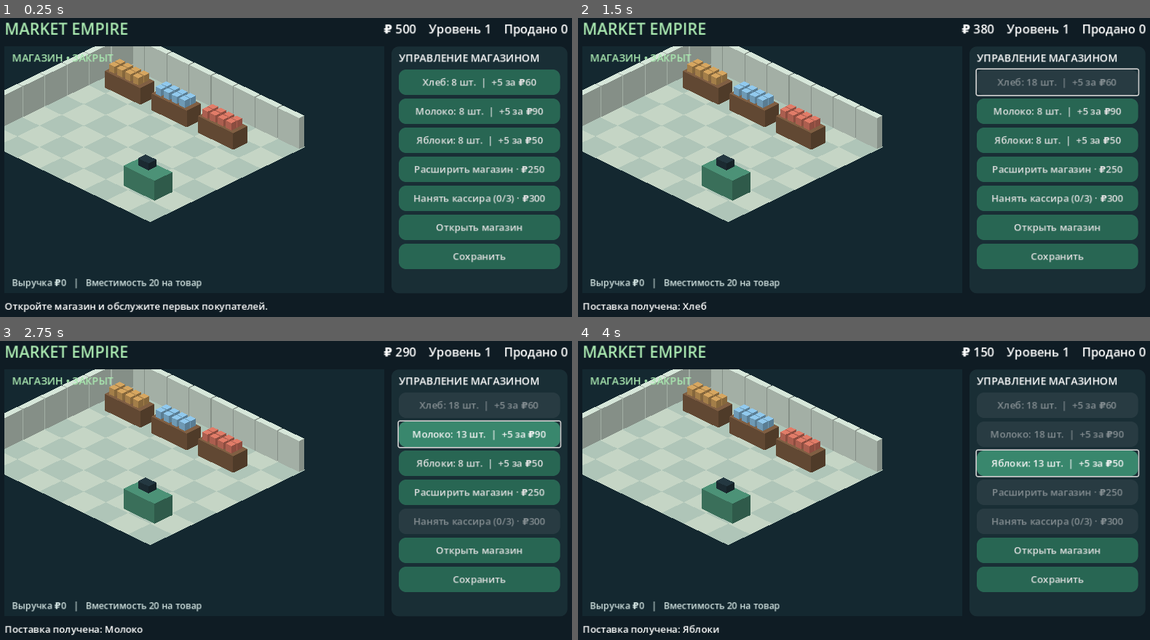
Above: before the commit, frames 1-4 (two rows, left to right).
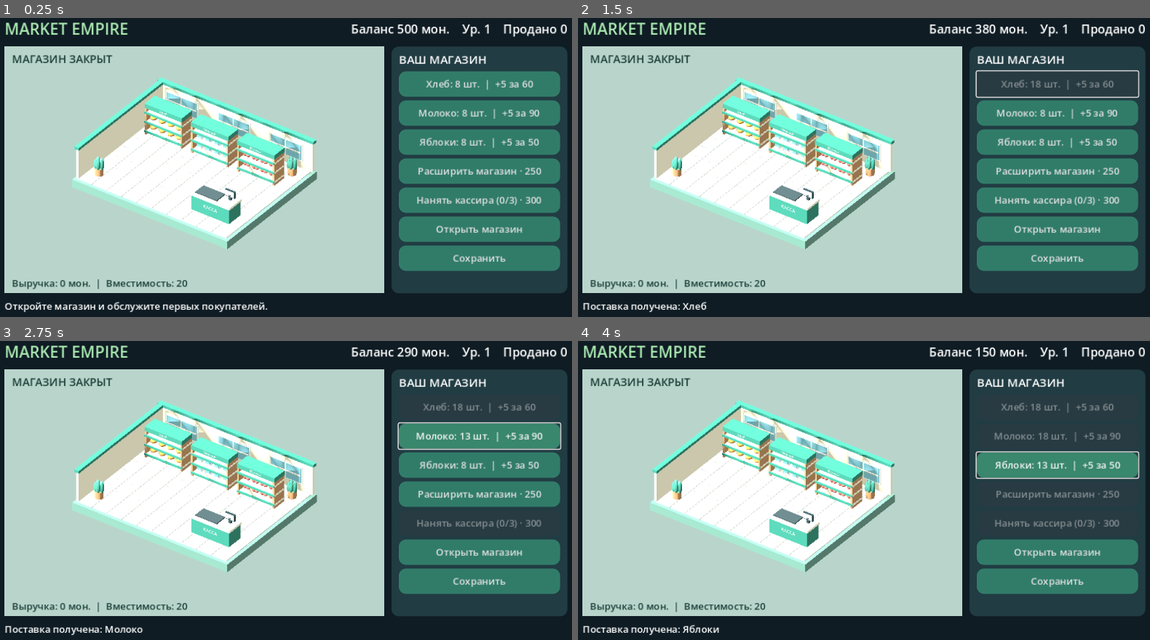
Above: after the commit, the same moments.

Repository: Denis-create-boop/mobile_game
Game: Godot game, scene res://main.tscn
The game is run twice, just before and just after one commit, with the same random seed, the same clock (stepped at 60 frames per second) and the same inputs.
Inputs (mouse positions are in pixels of both pictures, inside the frame that each line leads up to):
- Up to frame 1 (0.25 s): no input
- Up to frame 2 (1.5 s): click (1058, 80) at 0.5 s, where only the run before the commit has a clickable "Хлеб: 8 шт. | +5 за ₽60"; click (1058, 80) at 1.25 s, where only the run before the commit has a clickable "Хлеб: 13 шт. | +5 за ₽60"
- Up to frame 3 (2.75 s): click (480, 433) at 2 s, where only the run before the commit has a clickable "Молоко: 8 шт. | +5 за ₽90"
- Up to frame 4 (4 s): click (1058, 433) at 2.75 s, where only the run before the commit has a clickable "Молоко: 13 шт. | +5 за ₽90"; click "Яблоки: 8 шт. | +5 за ₽50" (after the commit: "Яблоки: 8 шт. | +5 за 50") at 3.5 s

The runs differ from the first frame. In frame 1, 57% of the frame differs, in the area x 0-100%, y 1-92%; in frame 2, 57%; in frame 3, 56%; in frame 4, 55%.

Commit message:
Replace blocky prototype with real 3D grocery store and animated characters

Diff:
--- a/main.gd
+++ b/main.gd
@@ -53,7 +53,7 @@
 	b.text = value
 	b.custom_minimum_size.y = 42
 	b.add_theme_font_size_override("font_size", 16)
-	b.add_theme_stylebox_override("normal", style(Color("#286653")))
+	b.add_theme_stylebox_override("normal", style(Color("#317c69")))
 	b.add_theme_stylebox_override("hover", style(Color("#39876d")))
 	b.add_theme_stylebox_override("pressed", style(Color("#1a493e")))
 	b.add_theme_stylebox_override("disabled", style(Color("#283b42")))
@@ -84,16 +84,20 @@
 	world.size_flags_horizontal = Control.SIZE_EXPAND_FILL
 	world.size_flags_vertical = Control.SIZE_EXPAND_FILL
 	world.clip_contents = true
-	world.draw.connect(draw_world)
+
 	row.add_child(world)
+	var visual = preload("res://store_visual.gd").new()
+	visual.game = self
+	world.add_child(visual)
+	visual.set_anchors_and_offsets_preset(Control.PRESET_FULL_RECT)
 	var panel = PanelContainer.new()
 	panel.custom_minimum_size.x = 290
-	panel.add_theme_stylebox_override("panel", style(Color("#192e35")))
+	panel.add_theme_stylebox_override("panel", style(Color("#213c43")))
 	row.add_child(panel)
 	var side = VBoxContainer.new()
 	side.add_theme_constant_override("separation", 6)
 	panel.add_child(side)
-	label(side, "УПРАВЛЕНИЕ МАГАЗИНОМ", 17)
+	label(side, "ВАШ МАГАЗИН", 19)
 	for i in range(GOODS.size()):
 		shop_rows.append(button(side, "", buy.bind(i)))
 	upgrade = button(side, "", expand_store)
@@ -105,13 +109,13 @@
 	hint.custom_minimum_size.y = 42
 
 func refresh():
-	hud.text = "₽ %d    Уровень %d    Продано %d" % [cash, level, sold]
+	hud.text = "Баланс %d мон.    Ур. %d    Продано %d" % [cash, level, sold]
 	for i in range(GOODS.size()):
-		shop_rows[i].text = "%s: %d шт.  |  +5 за ₽%d" % [GOODS[i], stock[i], COST[i]*5]
+		shop_rows[i].text = "%s: %d шт.  |  +5 за %d" % [GOODS[i], stock[i], COST[i]*5]
 		shop_rows[i].disabled = cash < COST[i]*5 or stock[i]+5 > capacity()
-	upgrade.text = "Расширить магазин · ₽%d" % upgrade_cost()
+	upgrade.text = "Расширить магазин · %d" % upgrade_cost()
 	upgrade.disabled = cash < upgrade_cost() or level >= 10
-	hire.text = "Нанять кассира (%d/3) · ₽%d" % [workers, hire_cost()]
+	hire.text = "Нанять кассира (%d/3) · %d" % [workers, hire_cost()]
 	hire.disabled = cash < hire_cost() or workers >= 3
 	open_button.text = "Закрыть магазин" if running else "Открыть магазин"
 	hint.text = message
@@ -181,55 +185,11 @@
 		cash += PRICE[i]
 		revenue += PRICE[i]
 		sold += 1
-		message = "Покупатель купил %s · +₽%d" % [GOODS[i].to_lower(), PRICE[i]]
+		message = "Покупатель купил %s · +%d" % [GOODS[i].to_lower(), PRICE[i]]
 	else:
 		message = "Покупатель ушёл: нет товара «%s»." % GOODS[i]
 	refresh()
 	save_game()
-
-func iso(x: float, y: float, z: float = 0.0) -> Vector2:
-	var scale_factor = minf(world.size.x/600.0, world.size.y/380.0)
-	return Vector2(world.size.x*0.5, world.size.y*0.19) + Vector2((x-y)*35.0,(x+y)*17.0-z*35.0)*scale_factor
-
-func poly(points: Array, color: Color):
-	world.draw_colored_polygon(PackedVector2Array(points), color)
-
-func block(x: float,y: float,w: float,d: float,h: float,color: Color,z: float=0.0):
-	var a=iso(x,y,z+h)
-	var b=iso(x+w,y,z+h)
-	var c=iso(x+w,y+d,z+h)
-	var e=iso(x,y+d,z+h)
-	poly([e,c,iso(x+w,y+d,z),iso(x,y+d,z)],color.darkened(0.24))
-	poly([b,c,iso(x+w,y+d,z),iso(x+w,y,z)],color.darkened(0.38))
-	poly([a,b,c,e],color)
-
-func draw_world():
-	var sz = world.size
-	world.draw_rect(Rect2(Vector2.ZERO,sz),Color("#142830"))
-	for x in range(8):
-		for y in range(7):
-			var shade = Color("#c5d5c5") if (x+y)%2==0 else Color("#afc5b8")
-			poly([iso(x-3,y),iso(x-2,y),iso(x-2,y+1),iso(x-3,y+1)],shade)
-	for x in range(8):
-		block(x-3,0,0.96,0.23,1.4,Color("#d6e6d9"))
-	for y in range(7):
-		block(-3,y,0.23,0.96,1.4,Color("#d6e6d9"))
-	for i in range(3):
-		var x = -2.3 + i*2.1
-		block(x,1.1,1.6,0.65,0.75,Color("#805f43"))
-		for j in range(mini(stock[i],8)):
-			block(x+0.1+(j%4)*0.36,1.18+floori(j/4.0)*0.26,0.25,0.22,0.32,COLORS[i],0.75)
-	block(2.7,5.1,1.4,0.8,0.9,Color("#4c9277"))
-	block(3.0,5.2,0.48,0.35,0.32,Color("#243841"),0.9)
-	for customer in customers:
-		var p: float = customer["progress"]
-		var x = lerpf(0.5,3.2,p)
-		var y = 6.1 - sin(p*PI)*2.5
-		block(x,y,0.38,0.38,0.7,customer["color"])
-		block(x+0.03,y+0.03,0.32,0.32,0.32,Color("#e3b794"),0.7)
-	var font = ThemeDB.fallback_font
-	world.draw_string(font,Vector2(12,25),"МАГАЗИН • %s" % ("ОТКРЫТ" if running else "ЗАКРЫТ"),HORIZONTAL_ALIGNMENT_LEFT,-1,17,Color("#a9e8b0"))
-	world.draw_string(font,Vector2(12,sz.y-12),"Выручка ₽%d   |   Вместимость %d на товар" % [revenue,capacity()],HORIZONTAL_ALIGNMENT_LEFT,-1,15,Color("#d0e1df"))
 
 func save_game():
 	var f = FileAccess.open(SAVE_PATH,FileAccess.WRITE)
--- /dev/null
+++ b/store_visual.gd
@@ -0,0 +1,232 @@
+extends SubViewportContainer
+
+var game
+var viewport: SubViewport
+var stage: Node3D
+var camera: Camera3D
+var products: Array = []
+var people: Array = []
+var employees: Array = []
+var last_stock: Array = []
+var last_workers: int = -1
+var status_label: Label
+var sales_label: Label
+
+func _ready():
+	stretch = true
+	mouse_filter = Control.MOUSE_FILTER_IGNORE
+	viewport = SubViewport.new()
+	viewport.size = Vector2i(640,420)
+	viewport.own_world_3d = true
+	viewport.render_target_update_mode = SubViewport.UPDATE_ALWAYS
+	add_child(viewport)
+	stage = Node3D.new()
+	viewport.add_child(stage)
+	var env = WorldEnvironment.new()
+	var e = Environment.new()
+	e.background_mode = Environment.BG_COLOR
+	e.background_color = Color("#b9d5cb")
+	e.ambient_light_source = Environment.AMBIENT_SOURCE_COLOR
+	e.ambient_light_color = Color("#edf7ef")
+	e.ambient_light_energy = 0.75
+	env.environment = e
+	stage.add_child(env)
+	var light = DirectionalLight3D.new()
+	light.rotation_degrees = Vector3(-57,-38,0)
+	light.light_energy = 1.25
+	light.shadow_enabled = true
+	stage.add_child(light)
+	camera = Camera3D.new()
+	camera.projection = Camera3D.PROJECTION_ORTHOGONAL
+	camera.size = 13.5
+	camera.position = Vector3(10,12,14)
+	stage.add_child(camera)
+	camera.look_at(Vector3(0,0.3,0))
+	camera.current = true
+	build_store()
+	status_label = Label.new()
+	status_label.position = Vector2(12,8)
+	status_label.add_theme_font_size_override("font_size",18)
+	status_label.add_theme_color_override("font_color",Color("#193d36"))
+	add_child(status_label)
+	sales_label = Label.new()
+	sales_label.set_anchors_and_offsets_preset(Control.PRESET_BOTTOM_LEFT)
+	sales_label.position = Vector2(12, size.y-30)
+	sales_label.add_theme_color_override("font_color",Color("#193d36"))
+	add_child(sales_label)
+
+func mat(color: Color) -> StandardMaterial3D:
+	var m = StandardMaterial3D.new()
+	m.albedo_color = color
+	m.roughness = 0.82
+	return m
+
+func mesh(parent: Node3D, shape: Mesh, pos: Vector3, color: Color) -> MeshInstance3D:
+	var n = MeshInstance3D.new()
+	n.mesh = shape
+	n.material_override = mat(color)
+	parent.add_child(n)
+	n.position = pos
+	return n
+
+func box(parent: Node3D, pos: Vector3, dims: Vector3, color: Color) -> MeshInstance3D:
+	var b = BoxMesh.new()
+	b.size = dims
+	return mesh(parent,b,pos,color)
+
+func ball(parent: Node3D, pos: Vector3, dims: Vector3, color: Color) -> MeshInstance3D:
+	var b = SphereMesh.new()
+	b.radius = 0.5
+	b.height = 1.0
+	b.radial_segments = 16
+	b.rings = 8
+	var n = mesh(parent,b,pos,color)
+	n.scale = dims
+	return n
+
+func cylinder(parent: Node3D, pos: Vector3, radius: float, height: float, color: Color) -> MeshInstance3D:
+	var b = CylinderMesh.new()
+	b.top_radius = radius
+	b.bottom_radius = radius
+	b.height = height
+	b.radial_segments = 16
+	return mesh(parent,b,pos,color)
+
+func sign_text(parent: Node3D, pos: Vector3, value: String, color: Color, pixel: float = 0.006):
+	var n = Label3D.new()
+	n.text = value
+	n.font_size = 48
+	n.pixel_size = pixel
+	n.modulate = color
+	n.outline_size = 0
+	n.no_depth_test = false
+	parent.add_child(n)
+	n.position = pos
+
+func build_store():
+	var wood = Color("#bb8961")
+	var mint = Color("#398675")
+	var cream = Color("#f7ead1")
+	box(stage,Vector3(0,-0.32,0),Vector3(10.4,0.5,8.4),Color("#688e82"))
+	for x in range(10):
+		for z in range(8):
+			var shade = Color("#f3ecdf") if (x+z)%2==0 else Color("#d9e5d8")
+			box(stage,Vector3(x-4.5,-0.04,z-3.5),Vector3(0.98,0.08,0.98),shade)
+	box(stage,Vector3(0,0.95,-4.0),Vector3(10.3,1.9,0.18),cream)
+	box(stage,Vector3(-5,0.95,0),Vector3(0.18,1.9,8),cream)
+	box(stage,Vector3(0,1.98,-4.0),Vector3(10.45,0.17,0.29),mint)
+	box(stage,Vector3(-5,1.98,0),Vector3(0.29,0.17,8.1),mint)
+	for x in [-3.6,-0.1,3.4]:
+		box(stage,Vector3(x,1.05,-3.88),Vector3(2.2,1.15,0.05),Color("#fdfbf2"))
+		box(stage,Vector3(x,1.05,-3.84),Vector3(2.0,0.96,0.06),Color("#88c2cf"))
+		box(stage,Vector3(x,1.05,-3.79),Vector3(0.06,0.96,0.04),cream)
+		box(stage,Vector3(x,1.05,-3.79),Vector3(2.0,0.06,0.04),cream)
+	for i in range(3):
+		var x = -3.25 + i*3.1
+		var shelf = Node3D.new()
+		stage.add_child(shelf)
+		shelf.position = Vector3(x,0,-2.1)
+		box(shelf,Vector3(0,0.9,-0.38),Vector3(2.4,1.8,0.12),wood)
+		for y in [0.22,0.83,1.44]:
+			box(shelf,Vector3(0,y,0),Vector3(2.5,0.11,0.95),cream)
+			box(shelf,Vector3(0,y,0.48),Vector3(2.5,0.12,0.055),mint)
+		for edge in [-1.19,1.19]:
+			box(shelf,Vector3(edge,0.9,0),Vector3(0.10,1.8,0.94),wood)
+		box(shelf,Vector3(0,1.87,0),Vector3(2.5,0.28,0.95),mint)
+		sign_text(shelf,Vector3(0,1.88,0.49),game.GOODS[i],Color.WHITE,0.0045)
+		var row: Array = []
+		for j in range(12):
+			var item = Node3D.new()
+			shelf.add_child(item)
+			item.position = Vector3(-0.88+(j%4)*0.58,0.29+floori(j/4.0)*0.61,0.07)
+			if i==0:
+				ball(item,Vector3(0,0.15,0),Vector3(0.42,0.3,0.55),Color("#c88a43"))
+				for k in range(3):
+					var mark = box(item,Vector3(-0.12+k*0.12,0.29,0),Vector3(0.04,0.015,0.21),Color("#f3cc87"))
+					mark.rotation.y = 0.5
+			elif i==1:
+				box(item,Vector3(0,0.20,0),Vector3(0.29,0.4,0.28),Color("#f7fbff"))
+				box(item,Vector3(0,0.20,0.15),Vector3(0.28,0.17,0.02),Color("#64a8d7"))
+				cylinder(item,Vector3(0,0.43,0),0.07,0.06,Color("#438cb8"))
+			else:
+				for k in range(2):
+					ball(item,Vector3(-0.10+k*0.20,0.13,0),Vector3(0.24,0.25,0.25),Color("#d85b50").lightened(k*0.12))
+					box(item,Vector3(-0.10+k*0.20,0.27,0),Vector3(0.025,0.06,0.025),wood)
+					ball(item,Vector3(-0.06+k*0.20,0.27,0),Vector3(0.11,0.035,0.06),mint)
+			row.append(item)
+		products.append(row)
+	# Checkout, belt, screen, payment terminal.
+	box(stage,Vector3(3.1,0.48,2.3),Vector3(2.5,0.96,1.1),mint)
+	box(stage,Vector3(3.1,1.0,2.3),Vector3(2.6,0.13,1.17),cream)
+	box(stage,Vector3(2.7,1.09,2.3),Vector3(1.45,0.07,0.78),Color("#39484b"))
+	box(stage,Vector3(3.95,1.25,2.15),Vector3(0.14,0.33,0.14),Color("#36474b"))
+	box(stage,Vector3(3.95,1.49,2.15),Vector3(0.65,0.43,0.1),Color("#263b42"))
+	box(stage,Vector3(3.95,1.49,2.21),Vector3(0.56,0.34,0.02),Color("#a4e3bc"))
+	sign_text(stage,Vector3(3.1,0.55,2.86),"КАССА",Color.WHITE,0.006)
+	for pos in [Vector3(-4.25,0,3),Vector3(4.3,0,-3.15)]:
+		cylinder(stage,pos+Vector3(0,0.22,0),0.25,0.44,wood)
+		for j in range(5):
+			var angle = j*TAU/5
+			ball(stage,pos+Vector3(cos(angle)*0.18,0.65+0.06*(j%2),sin(angle)*0.18),Vector3(0.27,0.68,0.23),mint.lightened(j*0.05))
+	for i in range(3):
+		var employee = person(Color("#408e7c"))
+		employee.position = Vector3(3.8-i*1.1,0,1.3)
+		employee.visible = false
+		employees.append(employee)
+
+func person(color: Color) -> Node3D:
+	var p = Node3D.new()
+	stage.add_child(p)
+	var skin = Color("#eac1a2")
+	var pants = Color("#364d60")
+	var left = Node3D.new()
+	var right = Node3D.new()
+	p.add_child(left)
+	p.add_child(right)
+	left.position = Vector3(-0.13,0.5,0)
+	right.position = Vector3(0.13,0.5,0)
+	for leg in [left,right]:
+		cylinder(leg,Vector3(0,-0.20,0),0.085,0.4,pants)
+		ball(leg,Vector3(0,-0.42,0.045),Vector3(0.2,0.15,0.31),Color("#293b40"))
+	p.set_meta("left",left)
+	p.set_meta("right",right)
+	ball(p,Vector3(0,0.72,0),Vector3(0.47,0.57,0.32),color)
+	for direction in [-1,1]:
+		var arm = cylinder(p,Vector3(direction*0.27,0.70,0),0.07,0.38,color)
+		arm.rotation.z = direction*0.22
+		ball(p,Vector3(direction*0.30,0.48,0),Vector3(0.13,0.15,0.13),skin)
+	cylinder(p,Vector3(0,1.00,0),0.085,0.13,skin)
+	ball(p,Vector3(0,1.19,0),Vector3(0.36,0.40,0.35),skin)
+	ball(p,Vector3(0,1.30,-0.055),Vector3(0.38,0.26,0.34),Color("#574137"))
+	for direction in [-1,1]:
+		ball(p,Vector3(direction*0.07,1.21,0.16),Vector3(0.035,0.045,0.025),Color("#3f3530"))
+	return p
+
+func _process(_delta):
+	if not is_instance_valid(game) or status_label == null:
+		return
+	if game.stock != last_stock:
+		last_stock = game.stock.duplicate()
+		for i in range(3):
+			for j in range(products[i].size()):
+				products[i][j].visible = j < game.stock[i]
+	if game.workers != last_workers:
+		last_workers = game.workers
+		for i in range(employees.size()):
+			employees[i].visible = i < game.workers
+	while people.size() < game.customers.size():
+		people.append(person(Color("#d78c71").lerp(Color("#759cc9"),float(people.size()%4)/3.0)))
+	while people.size() > game.customers.size():
+		people.pop_back().queue_free()
+	for i in range(people.size()):
+		var progress: float = game.customers[i]["progress"]
+		var p: Node3D = people[i]
+		var x = lerpf(-2.5,2.0,progress)
+		var z = 3.3-sin(progress*PI)*3.1
+		p.position = Vector3(x,0,z)
+		p.rotation.y = 1.4
+		p.get_meta("left").rotation.x = sin(progress*35.0)*0.5
+		p.get_meta("right").rotation.x = -sin(progress*35.0)*0.5
+	status_label.text = "МАГАЗИН ОТКРЫТ" if game.running else "МАГАЗИН ЗАКРЫТ"
+	sales_label.position = Vector2(12,size.y-28)
+	sales_label.text = "Выручка: %d мон.  |  Вместимость: %d" % [game.revenue,game.capacity()]
